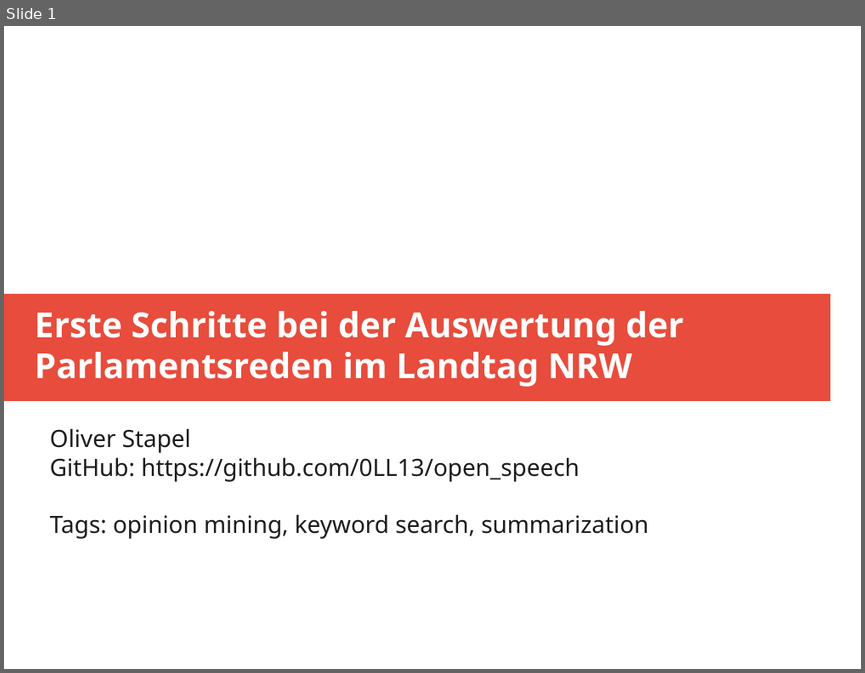
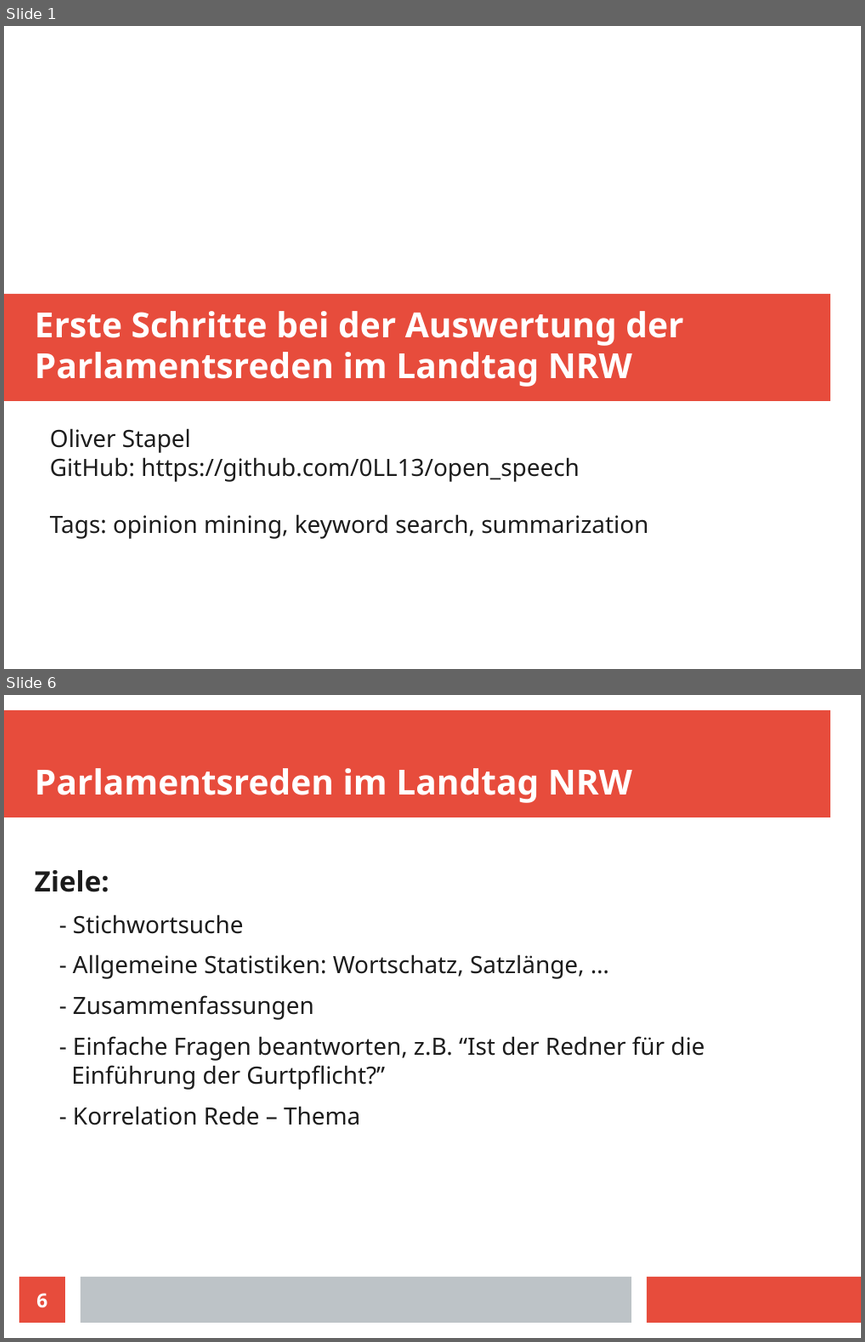
Before and after one commit to 0LL13/open_speech, a slide deck: speech_analysis.odp. Shown one above the other, each under a label of ours: slide 1 before the commit, slides 1 and 6 after it; the slides between them are not shown. The pictures are 865x673 and 865x1342 pixels, drawn with LibreOffice and Linux fonts; fonts in the diff are those of the drawing. Boxes give left, top, right and bottom in pixels: in the first picture for what was removed or moved away, otherwise in the second. Text is boxed around its words. In the diff, an @@ line names an element or a change of style, - is before the commit and + after.

```diff
--- a/speech_analysis.odp
+++ b/speech_analysis.odp
@@ slide 6 added at <box>4,695,861,1338</box>, background #FFFFFF @@
@@ rectangle added at <box>4,710,830,818</box>, fill #E74C3C @@
@@ title added at <box>35,768,632,803</box>, 32 pt, text #FFFFFF, bold @@
+Parlamentsreden im Landtag NRW
@@ text added at <box>35,870,704,1125</box>, 22 pt, text #1C1C1C @@
+Ziele:
+  - Stichwortsuche
+  - Allgemeine Statistiken: Wortschatz, Satzlänge, …
+  - Zusammenfassungen
+  - Einfache Fragen beantworten, z.B. “Ist der Redner für die
+  Einführung der Gurtpflicht?”
+  - Korrelation Rede – Thema
@@ page number added at <box>19,1276,65,1322</box>, fill #E74C3C, 18 pt, text #FFFFFF, bold @@
+6
@@ rectangle added at <box>80,1276,631,1322</box>, fill #BDC3C7 @@
@@ rectangle added at <box>647,1276,861,1322</box>, fill #E74C3C @@
```
Also in this commit, not shown: 2 slides changed, 7 other slides added, 5 other files.
